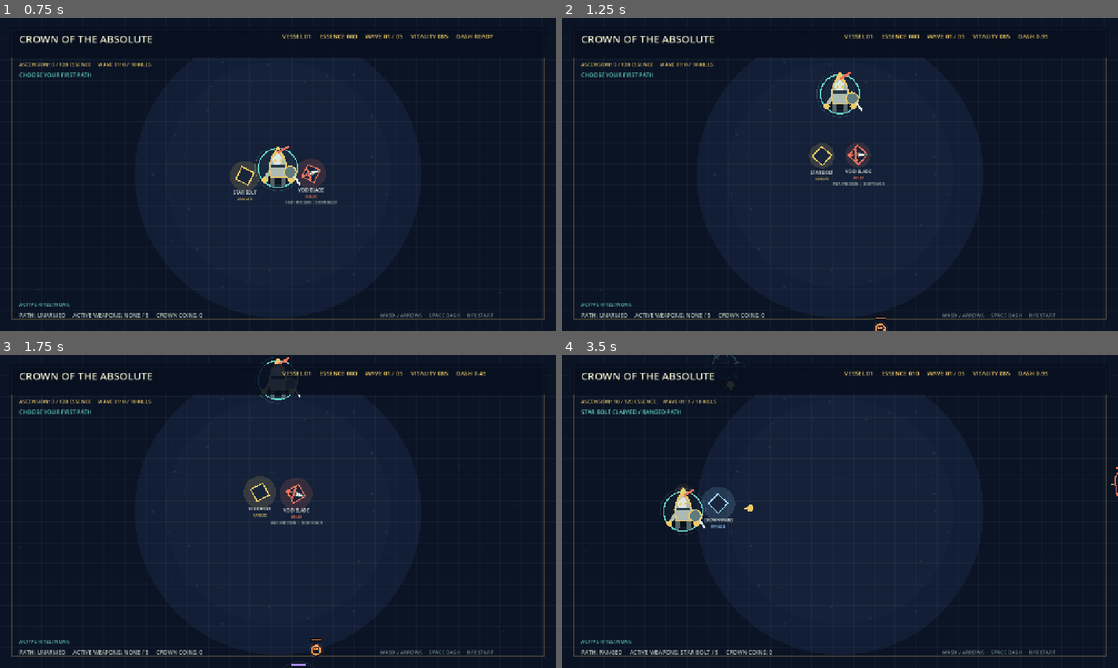
Above: before the commit, frames 1-4 (two rows, left to right).
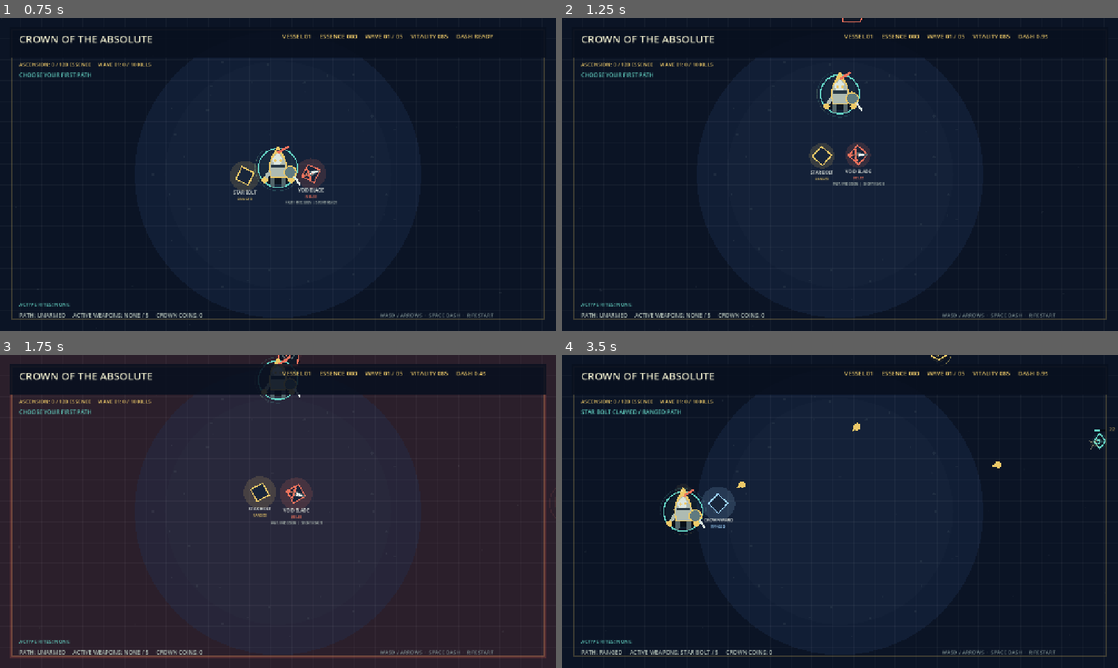
Above: after the commit, the same moments.

Repository: domaki7/new-project
Game: Godot game, scene res://main.tscn
The game is run twice, just before and just after one commit, with the same random seed, the same clock (stepped at 60 frames per second) and the same inputs.
Inputs (mouse positions are in pixels of both pictures, inside the frame that each line leads up to):
- Up to frame 1 (0.75 s): tap Enter at 0.5 s; move the mouse to (250, 237) at 0.52 s; hold W from 0.53 s (still down); tap R at 0.6 s; click (250, 237) at 0.67 s
- Up to frame 2 (1.25 s): keep holding W; tap Space (ui_select) at 0.77 s
- Up to frame 3 (1.75 s): keep holding W; move the mouse to (444, 558) at 1.27 s; tap Enter at 1.35 s; tap Space (ui_select) at 1.52 s
- Up to frame 4 (3.5 s): move the mouse to (673, 464) at 2.02 s; release W at 2.03 s; hold A from 2.03 s (still down); tap R at 2.1 s; move the mouse to (867, 511) at 2.77 s; tap Enter at 2.85 s; click (867, 511) at 2.92 s; tap Space (ui_select) at 3.02 s

Frame 1 is identical in both runs. In frame 2, less than 0.1% of the frame differs, in the area x 50-59%, y 0-100%; in frame 3, 54%, in the area x 0-100%, y 0-100%; in frame 4, 0.4%.

Commit message:
Give Charger a telegraphed dash attack

Diff:
--- a/godot/main.gd
+++ b/godot/main.gd
@@ -369,7 +369,7 @@
     elif roll < 0.78: type = "ORACLE"
     var data: Dictionary = MONSTERS[type]
     var health: float = data.health + wave * 14.0
-    enemies.append({"position": position, "type": type, "hea …(215 unchanged characters)… hit_flash": 0.0, "impulse": Vector2.ZERO})
+    enemies.append({"position": position, "type": type, "hea …(215 unchanged characters)… hit_flash": 0.0, "impulse": Vector2.ZERO, "charge_state": "seek", "charge_timer": randf_range(0.9, 1.8), "charge_facing": Vector2.RIGHT})
     spawn_ripples.append({"position": position, "radius": 0.0, "life": 0.4, "color": data.color})
 
 func spawn_pickup(reward_position: Vector2 = Vector2.ZERO) -> void:
@@ -538,9 +538,41 @@
             if crowd_distance > 0.1 and crowd_distance < crowd_radius:
                 crowd_push += offset.normalized() * (crowd_radius - crowd_distance) / crowd_radius
         var movement_direction: Vector2 = Vector2(cos(angle), sin(angle)) * separation
-        movement_direction = (movement_direction + crowd_push * 1.8).normalized()
-        var enemy_target_velocity: Vector2 = movement_direction * enemy.speed * (0.45 if enemy.slow > 0 else 1.0)
-        var enemy_steering: float = 520.0 if enemy.slow <= 0.0 else 260.0
+        var enemy_target_velocity: Vector2
+        var enemy_steering: float
+        if enemy.type == "CHARGER":
+            enemy.charge_timer -= delta
+            if enemy.charge_state == "seek":
+                movement_direction = (movement_direction + crowd_push * 1.8).normalized()
+                enemy_target_velocity = movement_direction * enemy.speed * (0.45 if enemy.slow > 0 else 1.0)
+                enemy_steering = 520.0 if enemy.slow <= 0.0 else 260.0
+                if enemy.charge_timer <= 0.0 and enemy.slow <= 0.0 and enemy.position.distance_to(player.position) < 280.0:
+                    enemy.charge_state = "windup"
+                    enemy.charge_timer = 0.45
+                    enemy.charge_facing = Vector2(cos(angle), sin(angle))
+            elif enemy.charge_state == "windup":
+                enemy_target_velocity = Vector2.ZERO
+                enemy_steering = 900.0
+                if enemy.charge_timer <= 0.0:
+                    enemy.charge_state = "dash"
+                    enemy.charge_timer = 0.32
+            elif enemy.charge_state == "dash":
+                enemy_target_velocity = enemy.charge_facing * enemy.speed * 3.4
+                enemy_steering = 2400.0
+                if enemy.charge_timer <= 0.0:
+                    enemy.charge_state = "cooldown"
+                    enemy.charge_timer = 0.9
+            else:
+                movement_direction = (movement_direction + crowd_push * 1.8).normalized()
+                enemy_target_velocity = movement_direction * enemy.speed * 0.4
+                enemy_steering = 400.0
+                if enemy.charge_timer <= 0.0:
+                    enemy.charge_state = "seek"
+                    enemy.charge_timer = randf_range(0.9, 1.8)
+        else:
+            movement_direction = (movement_direction + crowd_push * 1.8).normalized()
+            enemy_target_velocity = movement_direction * enemy.speed * (0.45 if enemy.slow > 0 else 1.0)
+            enemy_steering = 520.0 if enemy.slow <= 0.0 else 260.0
         enemy.velocity = enemy.velocity.move_toward(enemy_target_velocity, enemy_steering * delta)
         enemy.position += (enemy.velocity + enemy.impulse) * delta
         if enemy.type == "ORACLE":
@@ -552,6 +584,7 @@
                 enemy.shot_timer = 2.4
         if enemy.position.distance_to(player.position) < enemy.radius + 17.0:
             var contact_damage: float = enemy.damage * delta
+            if enemy.type == "CHARGER" and enemy.get("charge_state", "seek") == "dash": contact_damage *= 2.2
             damage_player(contact_damage)
             if enemy.type == "LEECH": enemy.health = min(enemy.max_health, enemy.health + contact_damage * 0.6)
         if enemy.health <= 0.0:
@@ -748,6 +781,13 @@
     elif enemy.type == "CHARGER":
         var horned := PackedVector2Array([position + Vector2(radius + 9, 0), position + Vector2(0, radius), position + Vector2(-radius, radius * .45), position + Vector2(-radius, -radius * .45), position + Vector2(0, -radius)])
         draw_colored_polygon(horned, Color("101826")); draw_polyline(PackedVector2Array([horned[0], horned[1], horned[2], horned[3], horned[4], horned[0]]), data.color, 3.0)
+        var charge_state: String = enemy.get("charge_state", "seek")
+        if charge_state == "windup":
+            var windup_ratio: float = 1.0 - enemy.charge_timer / 0.45
+            draw_arc(position, radius + 6.0 + windup_ratio * 10.0, 0, TAU, 20, Color(1.0, 0.35, 0.25, 0.25 + windup_ratio * 0.45), 3.0)
+            draw_line(position, position + enemy.charge_facing * (radius + 14.0 + windup_ratio * 40.0), Color(1.0, 0.45, 0.3, 0.5 + windup_ratio * 0.4), 3.0)
+        elif charge_state == "dash":
+            draw_line(position - enemy.charge_facing * 30.0, position, Color(1.0, 0.6, 0.3, 0.5), 5.0)
     elif enemy.type == "SPLITTER":
         draw_circle(position, radius, Color("101826")); draw_arc(position, radius, 0, TAU, 16, data.color, 3.0); draw_line(position + Vector2(-radius, 0), position + Vector2(radius, 0), data.color, 2.0)
     elif enemy.type == "LEECH":
